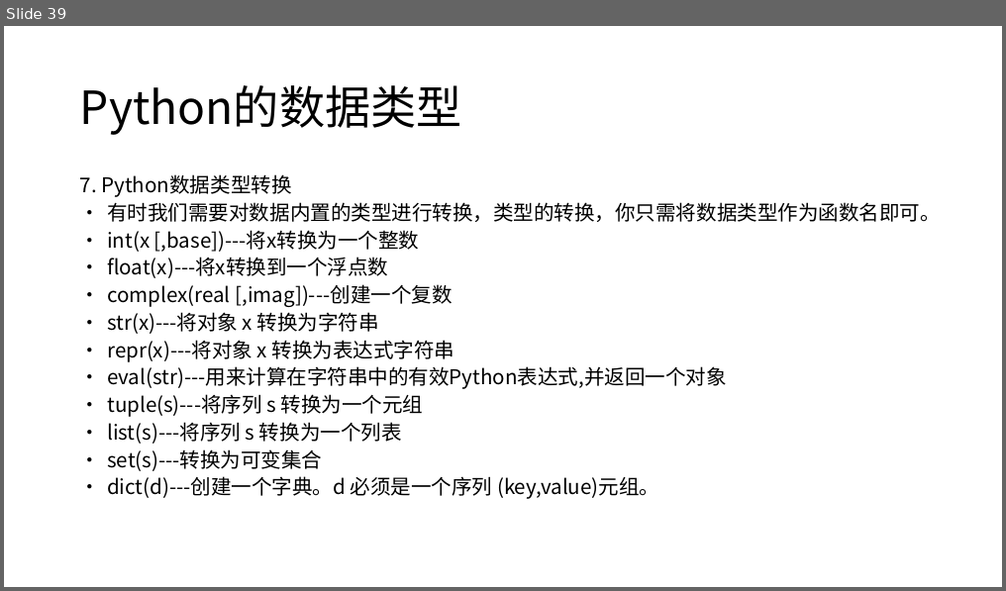
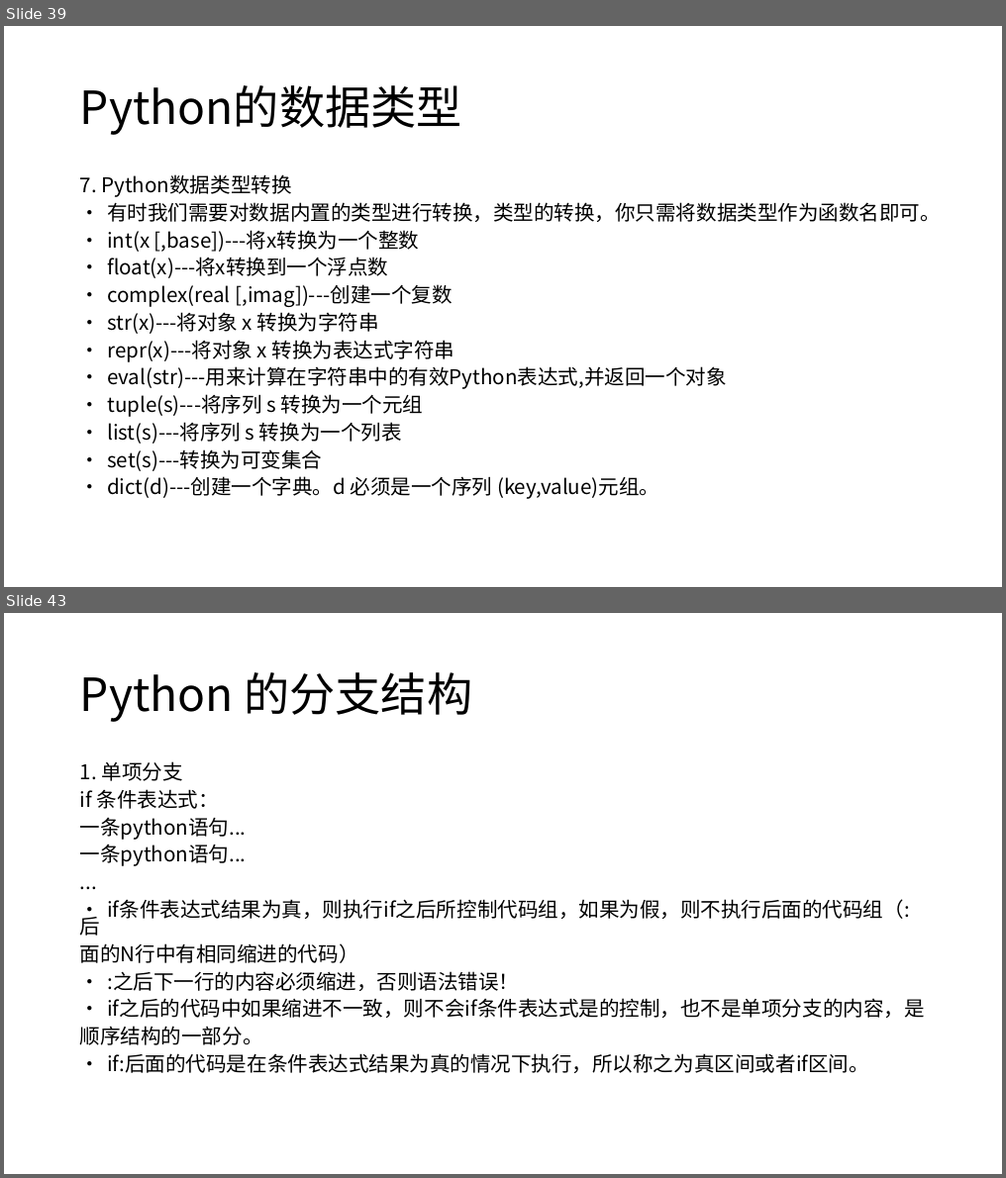
Before and after one commit to kurtchen1988/pythonTec, a slide deck: PPT/Python01.pptx. Shown one above the other, each under a label of ours: slide 39 before the commit, slides 39 and 43 after it; the slides between them are not shown. The pictures are 1006x591 and 1006x1178 pixels, drawn with LibreOffice and Linux fonts; fonts in the diff are those of the drawing. Boxes give left, top, right and bottom in pixels: in the first picture for what was removed or moved away, otherwise in the second. Text is boxed around its words. In the diff, an @@ line names an element or a change of style, - is before the commit and + after.

```diff
--- a/PPT/Python01.pptx
+++ b/PPT/Python01.pptx
@@ slide 43 added at (x1=4, y1=613, x2=1002, y2=1174), background #FFFFFF @@
@@ title added at (x1=80, y1=672, x2=472, y2=722), 44 pt, text #000000 @@
+Python 的分支结构
@@ text added at (x1=80, y1=761, x2=924, y2=1073), 19.6 pt, text #000000 @@
+1. 单项分支
+if 条件表达式：
+一条python语句...
+一条python语句...
+...
+• if条件表达式结果为真，则执行if之后所控制代码组，如果为假，则不执行后面的代码组（:后
+面的N行中有相同缩进的代码）
+• :之后下一行的内容必须缩进，否则语法错误！
+• if之后的代码中如果缩进不一致，则不会if条件表达式是的控制，也不是单项分支的内容，是
+顺序结构的一部分。
+• if:后面的代码是在条件表达式结果为真的情况下执行，所以称之为真区间或者if区间。
```
Also in this commit, not shown: 2 slides changed, 14 other slides added, 3 other files.
